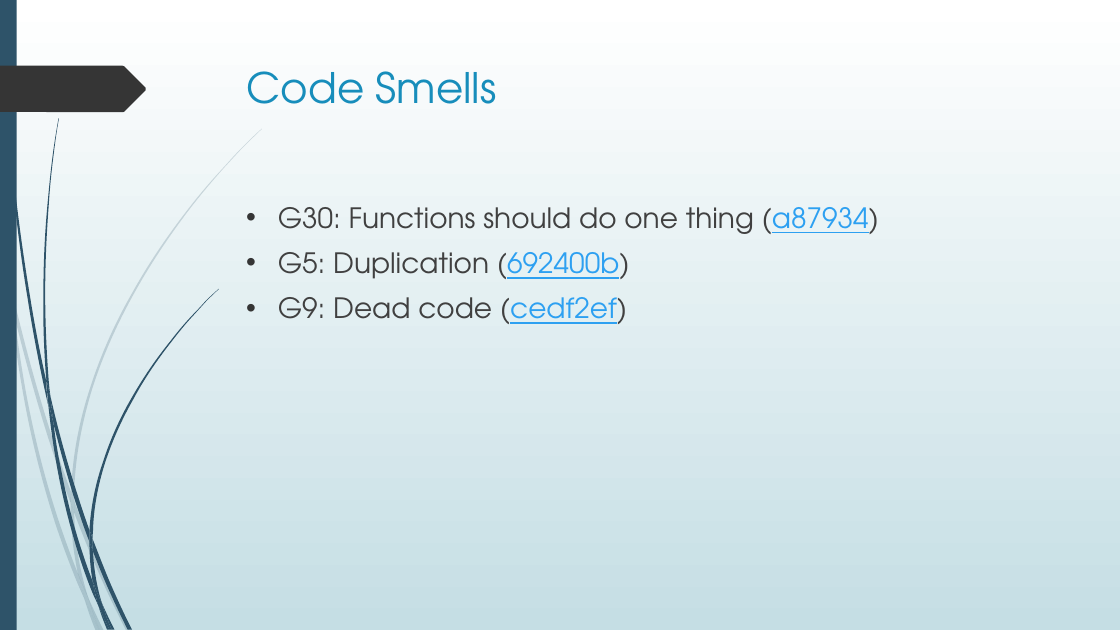
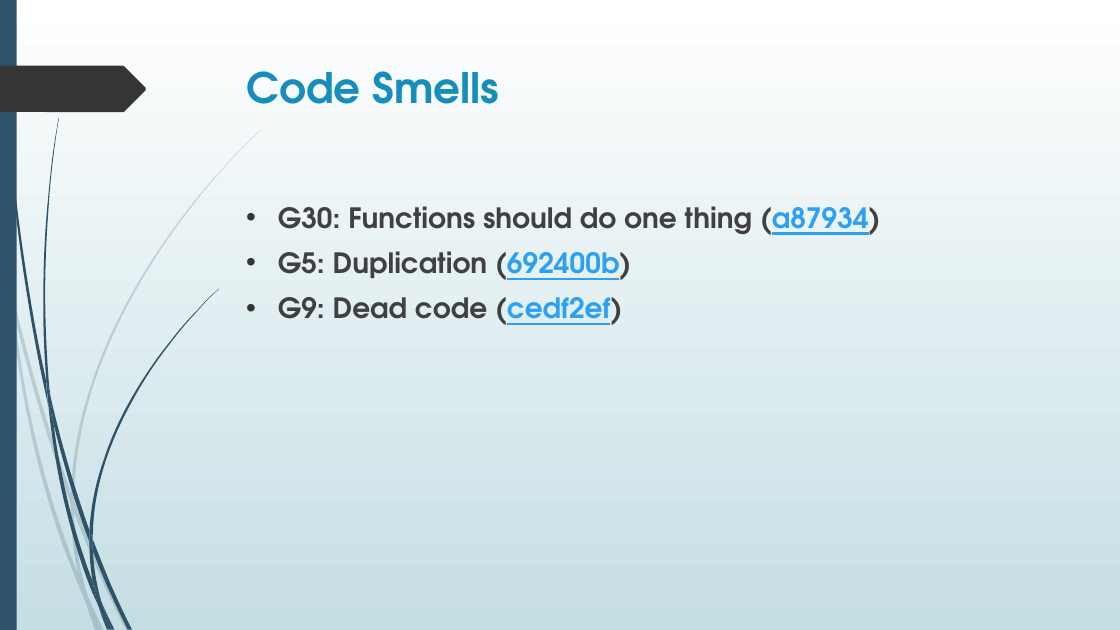
Before and after one commit to dan-ward/TP-6, a slide deck: slide 8 of TRL_final/Textbook Rental Library - Presentation.pptx (slide 6 before the commit). Drawn at 1120x630 pixels with LibreOffice and Linux fonts; fonts in the diff are those of the drawing. Boxes give left, top, right and bottom in pixels: in the first picture for what was removed or moved away, otherwise in the second. Text is boxed around its words. In the diff, an @@ line names an element or a change of style, - is before the commit and + after.

```diff
--- a/TRL_final/Textbook Rental Library - Presentation.pptx
+++ b/TRL_final/Textbook Rental Library - Presentation.pptx
@@ title "Code Smells" at bbox=[247, 71, 500, 104]: bold on @@
@@ text "G30: Functions should do one ..." at bbox=[278, 206, 881, 325]: bold on @@
```
Also in this commit, not shown: 5 other slides changed, 3 slides added.
